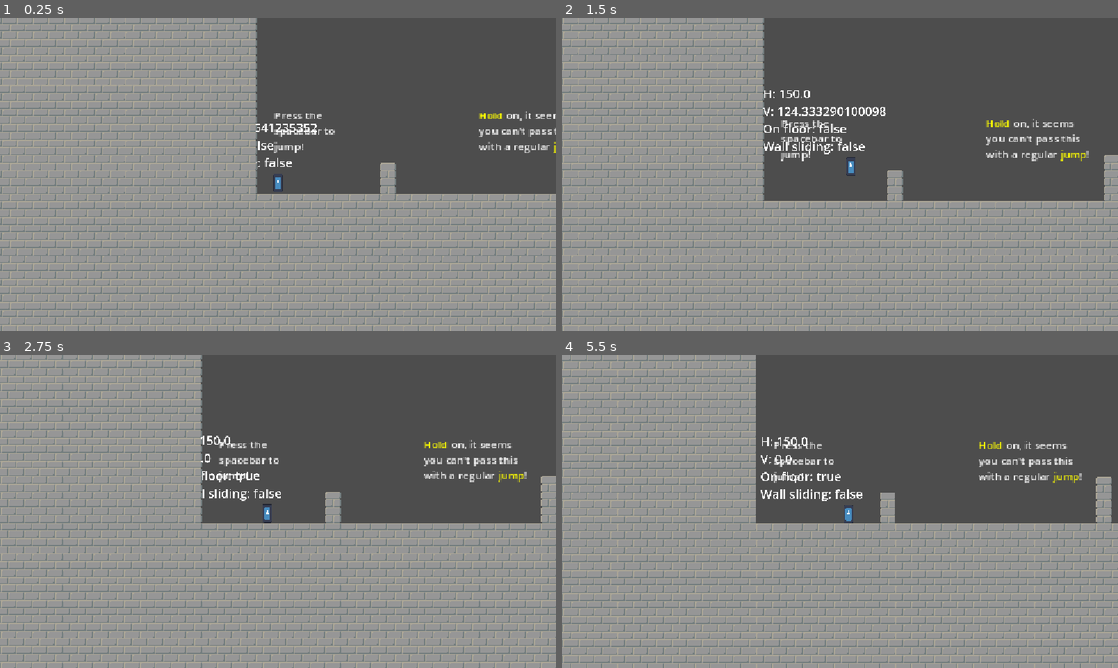
Above: before the commit, frames 1-4 (two rows, left to right).
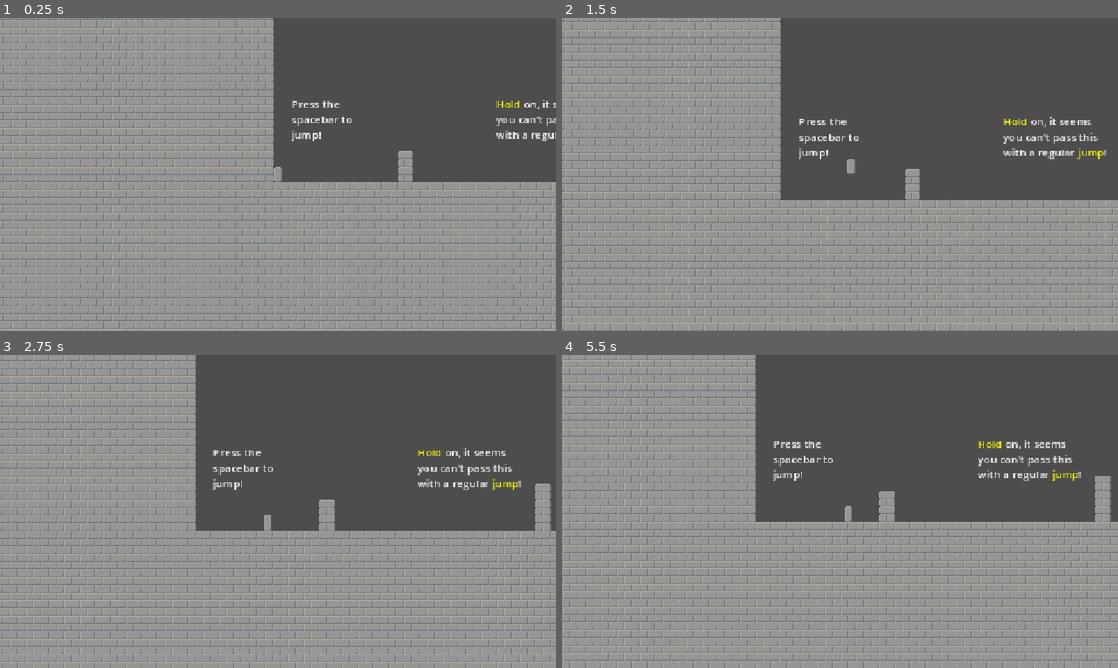
Above: after the commit, the same moments.

Repository: Ivan-Prikratki/just-another-brick-in-the-wall
Game: Godot game, scene res://main.tscn
Two runs of this game, one before a commit and one after it. Both use one fixed random seed, a clock stepped at 60 frames per second and the inputs below. The engine's default icon, where the game draws it, is replaced by a stand-in: a white triangle on a blue panel in a dark square.
Inputs:
- Up to frame 1 (0.25 s): no input
- Up to frame 2 (1.5 s): tap Space (jump) at 0.5, 0.77, 1.25 s; hold D (right) from 0.53 s (still down)
- Up to frame 3 (2.75 s): tap Space (jump) at 1.52, 2 s; release D (right) at 2.03 s; hold A (left) from 2.03 s (still down)
- Up to frame 4 (5.5 s): tap Space (jump) at 2.75, 3.02, 3.5, 3.77, 4.25, 4.52 s; release A (left) at 2.78 s; hold D (right) 2.78-4.28 s; hold A (left) 4.28-5.03 s; hold D (right) from 5.03 s (still down)

The runs differ from the first frame. In frame 1, 27% of the frame differs, in the area x 0-100%, y 0-100%; in frame 2, 24%; in frame 3, 20%; in frame 4, 23%.

Commit message:
Add player texture, along with a few unused textures.

Diff:
--- a/main.tscn
+++ b/main.tscn
@@ -1,12 +1,12 @@
 [gd_scene format=4 uid="uid://fwhk0kp8moda"]
 
 [ext_resource type="Script" uid="uid://5ft6va1doan3" path="res://player.gd" id="1_h2yge"]
-[ext_resource type="Texture2D" uid="uid://w2avvile7b82" path="res://icon.svg" id="2_1bvp3"]
+[ext_resource type="Texture2D" uid="uid://bicpedx3anp1w" path="res://player.png" id="2_1bvp3"]
 [ext_resource type="AudioStream" uid="uid://cvlycra3wvh2n" path="res://rock_sliding.ogg" id="3_1bvp3"]
 [ext_resource type="Texture2D" uid="uid://d33yyxie6qiy4" path="res://tilemap.png" id="3_h2yge"]
 
 [sub_resource type="RectangleShape2D" id="RectangleShape2D_ilxo7"]
-size = Vector2(48, 96)
+size = Vector2(40.000008, 79.999535)
 
 [sub_resource type="TileSetAtlasSource" id="TileSetAtlasSource_7mycd"]
 texture = ExtResource("3_h2yge")
@@ -146,27 +146,21 @@
 [node name="Node" type="Node" unique_id=1401328817]
 
 [node name="Player" type="CharacterBody2D" parent="." unique_id=1414124023]
-position = Vector2(22, 520.00006)
+position = Vector2(8, 528)
 scale = Vector2(0.39999998, 0.40000242)
 script = ExtResource("1_h2yge")
 
-[node name="Sprite2D" type="Sprite2D" parent="Player" unique_id=61570235]
-scale = Vector2(0.375, 0.75)
+[node name="Sprite2D" type="Sprite2D" parent="Player" unique_id=906725026]
+scale = Vector2(5, 5)
 texture = ExtResource("2_1bvp3")
 
 [node name="CollisionShape2D" type="CollisionShape2D" parent="Player" unique_id=452600019]
+scale = Vector2(0.9999997, 0.9999998)
 shape = SubResource("RectangleShape2D_ilxo7")
 
 [node name="Camera2D" type="Camera2D" parent="Player" unique_id=384699895]
 position_smoothing_enabled = true
 position_smoothing_speed = 6.0
-
-[node name="Stat Monitor" type="Label" parent="Player/Camera2D" unique_id=654901335]
-offset_left = -456.00006
-offset_top = -422.4976
-offset_right = -52.50003
-offset_bottom = -259.99857
-theme_override_font_sizes/font_size = 64
 
 [node name="MovementNoise" type="AudioStreamPlayer2D" parent="Player" unique_id=2026499113]
 stream = ExtResource("3_1bvp3")
@@ -174,7 +168,6 @@
 parameters/looping = true
 
 [node name="TileMapLayer" type="TileMapLayer" parent="." unique_id=371502812]
-position = Vector2(-22, 27)
 scale = Vector2(2, 2)
 tile_map_data = PackedByteArray("AAAAABEAAAABAAEAAAAAABIAAAABAAEAAAAAABMAAAABAAEAAAAAABQAAAABAAEAAAAAABUAAAABAAEAAAAAAB …(57472 unchanged characters)…
 tile_set = SubResource("TileSet_ilxo7")
--- a/player.gd
+++ b/player.gd
@@ -1,6 +1,5 @@
 extends CharacterBody2D
 
-@onready var stat_monitor := get_node("Camera2D").get_node("Stat Monitor")
 @onready var movement_noise := get_node("MovementNoise")
 
 const SPEED := 150.0
@@ -84,7 +83,6 @@
 
 	# Finalise movement
 	move_and_slide()
-	stat_monitor.text = "H: " + str(velocity.x) + "\nV: " + str(-velocity.y) + "\nOn floor: " + str(is_on_floor()) + "\nWall sliding: " + str(is_wall_sliding())
 
 	# Modify movement sfx
 	var pitch_ratio = clamp(abs(velocity.length()) / SPEED, 0.0, 1.7)/1.7
Binary file added: chest.png
Not shown, added: chest.png.import
Binary file added: key.png
Not shown, added: key.png.import
Binary file added: player.png
Not shown, added: player.png.import
